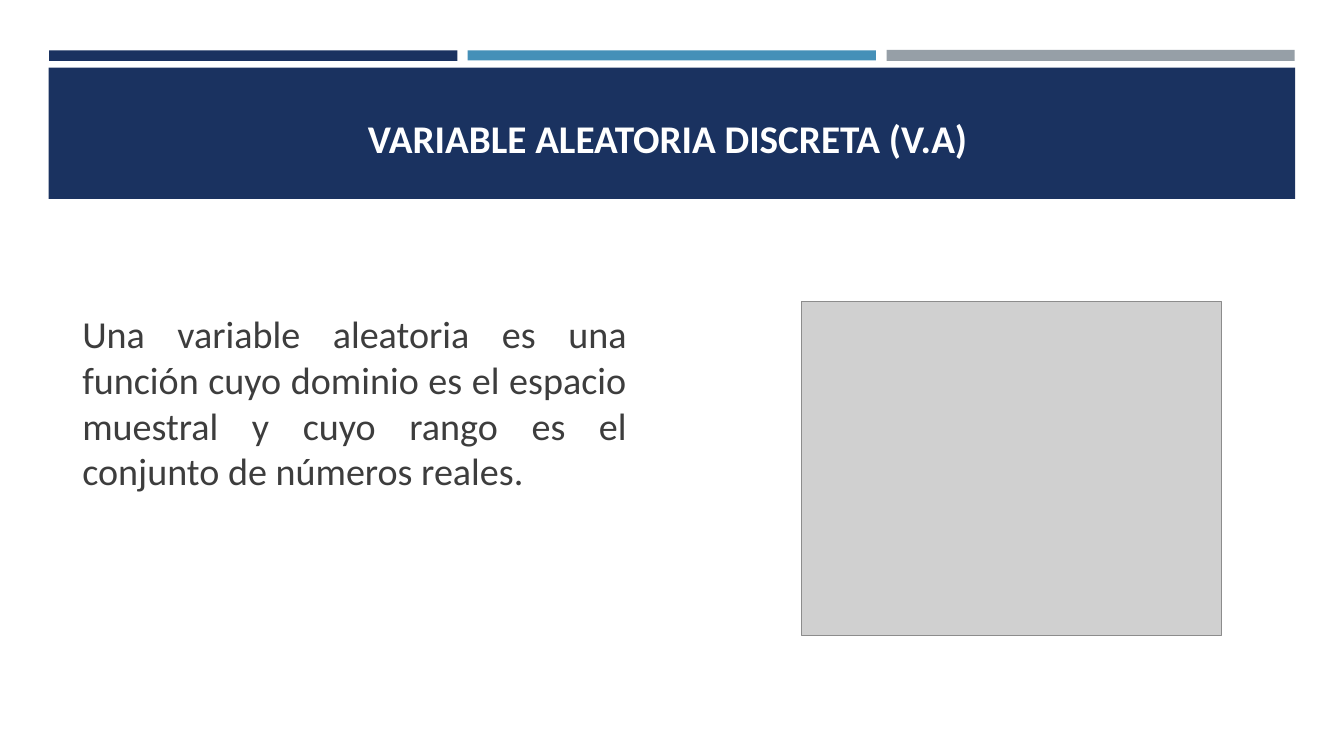
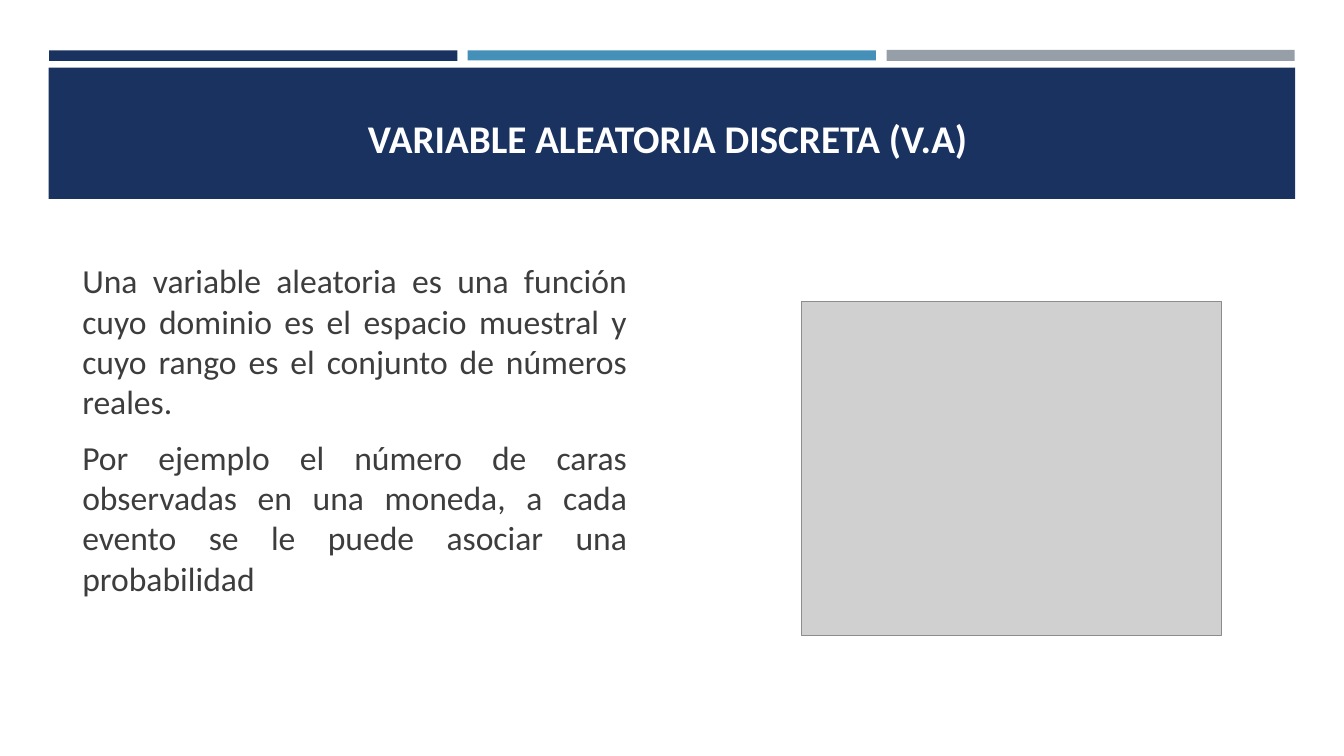
Before and after one commit to estadisticaITM/estadisticaITM.github.io, a slide deck: slide 3 of ITM_VAD_EBX.pptx. Drawn at 1344x756 pixels with LibreOffice and Linux fonts; fonts in the diff are those of the drawing; grey boxes stand for pictures. Boxes give left, top, right and bottom in pixels: in the first picture for what was removed or moved away, otherwise in the second. Text is boxed around its words. In the diff, an @@ line names an element or a change of style, - is before the commit and + after.

```diff
--- a/ITM_VAD_EBX.pptx
+++ b/ITM_VAD_EBX.pptx
@@ text at <box>82,269,627,415</box>: size 27.2 to 24 pt in "Una variable aleatoria es una función cuyo ..." @@
@@ text at <box>82,446,627,597</box>: paragraph added @@
+Por ejemplo el número de caras observadas en una moneda, a cada evento se le puede asociar una probabilidad
```
Also in this commit, not shown: 2 other slides changed, 5 slides added, 3 slides removed, 18 other files.
